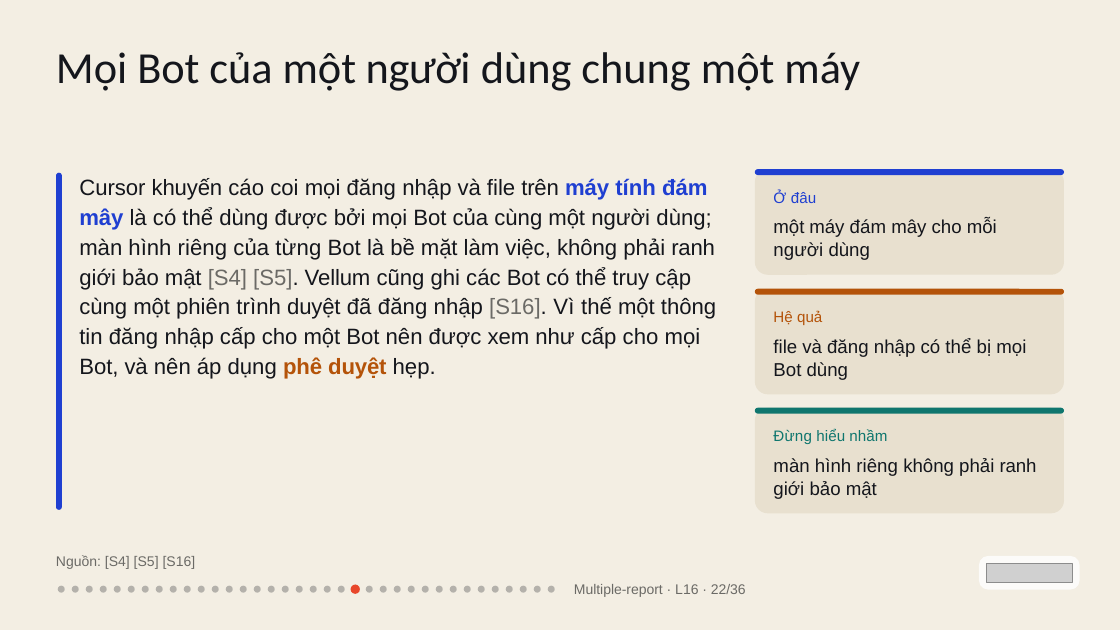
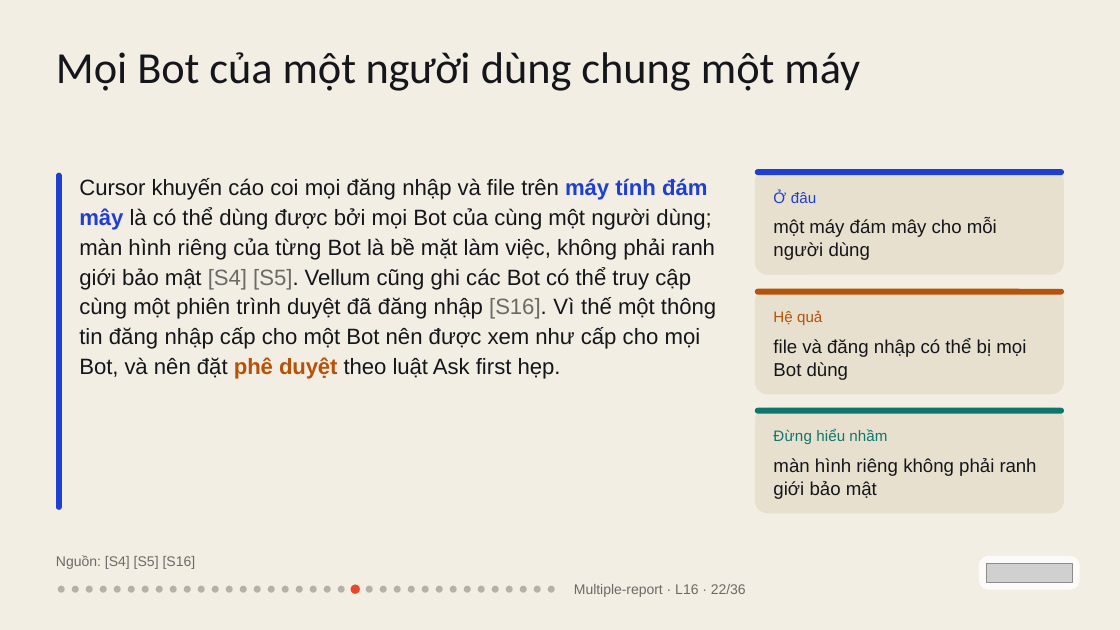
Before and after one commit to vohoailinh90/Multiple-report, a slide deck: slide 22 of lessons/L16/L16.pptx. Drawn at 1120x630 pixels with LibreOffice and Linux fonts; fonts in the diff are those of the drawing; grey boxes stand for pictures. Boxes give left, top, right and bottom in pixels: in the first picture for what was removed or moved away, otherwise in the second. Text is boxed around its words. In the diff, an @@ line names an element or a change of style, - is before the commit and + after.

```diff
--- a/lessons/L16/L16.pptx
+++ b/lessons/L16/L16.pptx
@@ text at [79, 178, 716, 379]: text changed @@
-Cursor khuyến cáo coi mọi đăng nhập và file trên máy tính đám mây là có thể dùng được bởi mọi Bot của cùng một người dùng; màn hình riêng của từng Bot là bề mặt làm việc, không phải ranh giới bảo mật [S4] [S5]. Vellum cũng ghi các Bot có thể truy cập cùng một phiên trình duyệt đã đăng nhập [S16]. Vì thế một thông tin đăng nhập cấp cho một Bot nên được xem như cấp cho mọi Bot, và nên áp dụng phê duyệt hẹp.
+Cursor khuyến cáo coi mọi đăng nhập và file trên máy tính đám mây là có thể dùng được bởi mọi Bot của cùng một người dùng; màn hình riêng của từng Bot là bề mặt làm việc, không phải ranh giới bảo mật [S4] [S5]. Vellum cũng ghi các Bot có thể truy cập cùng một phiên trình duyệt đã đăng nhập [S16]. Vì thế một thông tin đăng nhập cấp cho một Bot nên được xem như cấp cho mọi Bot, và nên đặt phê duyệt theo luật Ask first hẹp.
```
Also in this commit, not shown: 16 other slides changed, 1 other file.
